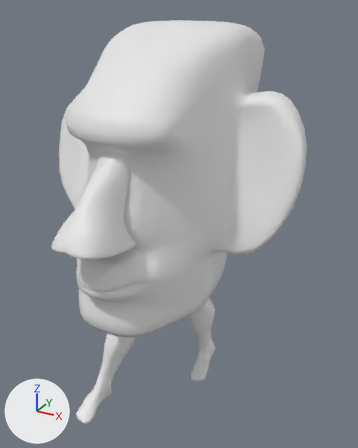
Renders of the FBX model Assets/Game/FBX/Moai_Character_Model_rig.fbx from each side of a commit.
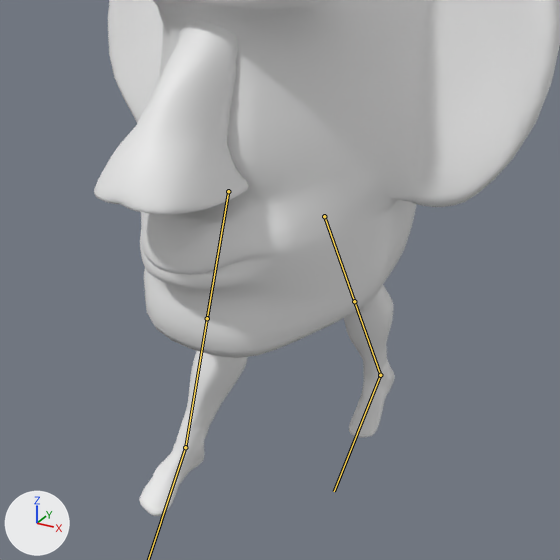
Each version is shown whole from a 50 mm lens placed at (7.4, -11.38, 12.03), pointed at (0.63, 0.94, 5.87), then close up on the part from 0% to 85% of the width and 32% to 100% of the height. The axes (+X, +Y, +Z) are drawn at lower left. The lights are the same throughout. Both versions are drawn at frame 16 of the action 'Maoi_Armature|Walk'; the numbers are the values there. The bones that change are drawn over the model as lines in the close-ups.

Objects in the first close-up: 'Head', 'LeftLeg', 'Nose', 'RightLeg'.
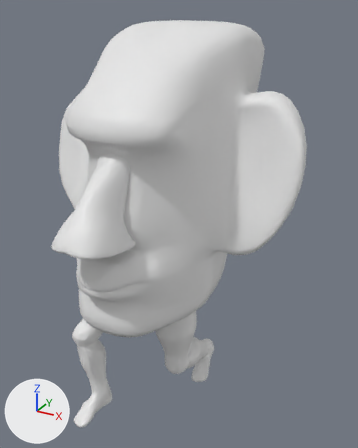
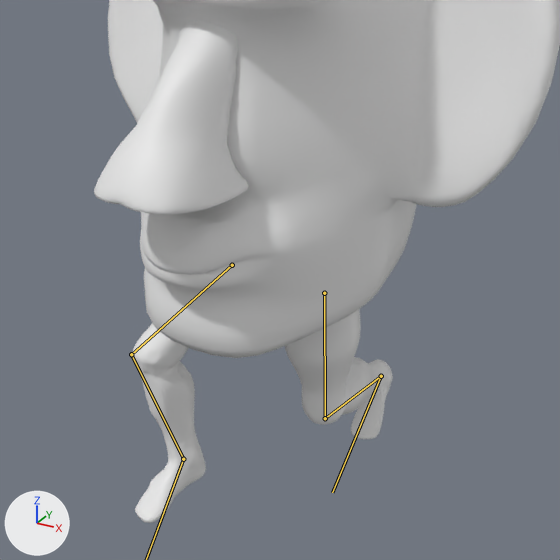
What differs and where, as boxes (x1, y1, x2, y2) in the close-ups (560 x 560 px):
'RightLeg', posed: before (139, 351, 248, 516); after (132, 323, 206, 523)
'LeftLeg', posed: before (344, 285, 395, 438); after (285, 309, 393, 439)
bone 'UpperLegLeft', root to tip: before (324, 216) to (354, 301); after (324, 293) to (325, 418)
bone 'LowerLegLeft', root to tip: before (354, 301) to (380, 375); after (325, 418) to (381, 376)
bone 'FootLeft', root to tip: before (380, 375) to (334, 491); after (381, 376) to (332, 492)
bone 'UpperLegRight', root to tip: before (228, 191) to (207, 318); after (232, 265) to (131, 354)
bone 'LowerLegRight', root to tip: before (207, 318) to (185, 447); after (131, 354) to (183, 459)

What the commit changed:
Bone 'UpperLegLeft' (bone_upperlegleft) moves from (0.0, 0.0, 0.0) to (-0.35, 1.43, -0.03).
Bone 'UpperLegLeft' (bone_upperlegleft) turns from (3, 0, 36) to (5, 3, 2) degrees about its own x, y and z.
Bone 'LowerLegLeft' (bone_lowerlegleft) turns from (3, 1, -20) to (-2, 1, 64) degrees about its own x, y and z.
Bone 'FootLeft' (bone_footleft) turns from (1, 0, 7) to (-4, -2, -44) degrees about its own x, y and z.
Bone 'UpperLegRight' (bone_upperlegright) moves from (0.0, 0.0, 0.0) to (0.4, 1.42, -0.1).
Bone 'UpperLegRight' (bone_upperlegright) turns from (-3, 1, 3) to (14, -4, 48) degrees about its own x, y and z.
Bone 'LowerLegRight' (bone_lowerlegright) turns from (9, -2, 25) to (-22, -11, -47) degrees about its own x, y and z.
Bone 'FootRight' (bone_footright) turns from (-2, -1, -33) to (7, 0, 1) degrees about its own x, y and z.
